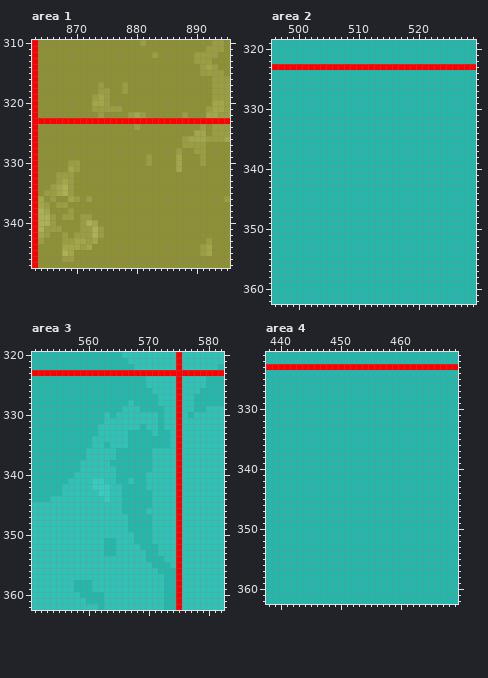
Pixel-art file, stored at assets/scene/world_map/world.aseprite. This is how it looked before the edit.
1248x810 pixels, 1 frame. Colours within 5 levels of each other are drawn and written as one. Shown: area 1: x 863..895, y 310..347; area 2: x 496..529, y 319..362; area 3: x 551..582, y 320..362; area 4: x 438..469, y 321..362. The commit also changed other parts of the picture, which this record leaves out.
Once edited:
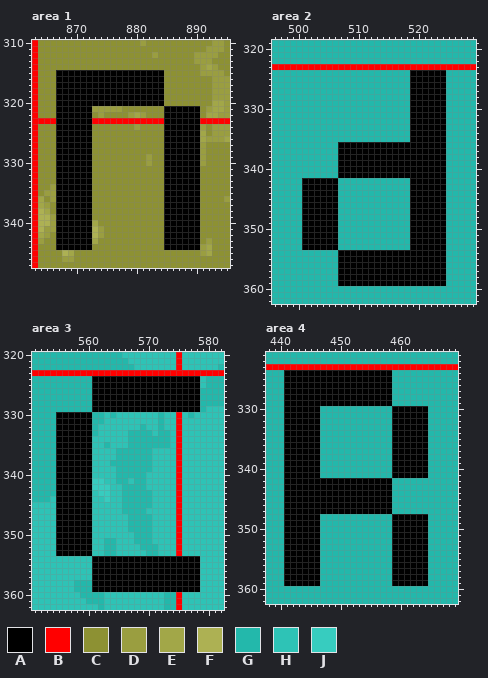
Palette (. is transparent): A #000000  B #ff0000  C #8d9133  D #9a9e40  E #a2a748  F #adb153  G #23b8ab  H #2ec3b6  J #37ccbf
What changed:
layer "labels" added
Area 1, layer "labels":
y 315..316: x 867..884 CCCCCCCCCCCCCCCCCC -> AAAAAAAAAAAAAAAAAA
y 317: x 867..884 CCCCCCCDCCCDCCCCCC -> AAAAAAAAAAAAAAAAAA
y 318: x 867..884 CCCCCCCDDCCDCCCCCC -> AAAAAAAAAAAAAAAAAA
y 319: x 867..884 CCCCCCDEDCCCCCCCCC -> AAAAAAAAAAAAAAAAAA
y 320: x 867..884 CCCCCCEEDCCCCCCCCC -> AAAAAAAAAAAAAAAAAA
y 321: x 867..872 CCCCCC -> AAAAAA; x 885..890 CCCCCC -> AAAAAA
y 322: x 867..872 CCCCCC -> AAAAAA; x 885..890 CCCDCC -> AAAAAA
y 323: x 867..872 BBBBBB -> AAAAAA; x 885..890 BBBBBB -> AAAAAA
y 324: x 867..872 CCCCCC -> AAAAAA; x 885..890 CCCCCC -> AAAAAA
y 325: x 867..872 CCCCCC -> AAAAAA; x 885..890 CCCCCE -> AAAAAA
y 326: x 867..872 CCCCCC -> AAAAAA; x 885..890 CCCDEE -> AAAAAA
y 327: x 867..872 CCCCCC -> AAAAAA; x 885..890 CCCDDD -> AAAAAA
y 328: x 867..872 CCCCCC -> AAAAAA; x 885..890 CCDCCD -> AAAAAA
y 329: x 867..872 CCCCCC -> AAAAAA; x 885..890 CCECCC -> AAAAAA
y 330: x 867..872 CCDDCC -> AAAAAA; x 885..890 CCECCC -> AAAAAA
y 331: x 867..872 CCEDCC -> AAAAAA; x 885..890 CCECCC -> AAAAAA
y 332: x 867..872 DDDCCC -> AAAAAA; x 885..890 CCCCCC -> AAAAAA
y 333: x 867..872 DEDCCC -> AAAAAA; x 885..890 CCCCCC -> AAAAAA
y 334..335: x 867..872 EFDCCC -> AAAAAA; x 885..890 CCCCCC -> AAAAAA
y 336: x 867..872 CCEDCD -> AAAAAA; x 885..890 CCCCCC -> AAAAAA
y 337: x 867..872 DDCCCC -> AAAAAA; x 885..890 CCCCCC -> AAAAAA
y 338: x 867..872 CCDCCC -> AAAAAA; x 885..890 CCCCCC -> AAAAAA
y 339: x 867..872 CDDCDD -> AAAAAA; x 885..890 CCCCCC -> AAAAAA
y 340: x 867..872 CCCCDF -> AAAAAA; x 885..890 CCCCCC -> AAAAAA
y 341: x 867..872 DCCCDD -> AAAAAA; x 885..890 CCCCCC -> AAAAAA
y 342: x 867..872 CDCDDD -> AAAAAA; x 885..890 CCCCCC -> AAAAAA
y 343: x 867..872 CDDEED -> AAAAAA; x 885..890 CCCCCC -> AAAAAA
y 344: x 867..872 CEEEDE -> AAAAAA; x 885..890 CCCCCC -> AAAAAA
Area 2, layer "labels":
y 324..335: x 519..524 GGGGGG -> AAAAAA
y 336..341: x 507..524 GGGGGGGGGGGGGGGGGG -> AAAAAAAAAAAAAAAAAA
y 342..353: x 501..506 GGGGGG -> AAAAAA; x 519..524 GGGGGG -> AAAAAA
y 354..359: x 507..524 GGGGGGGGGGGGGGGGGG -> AAAAAAAAAAAAAAAAAA
Area 3, layer "labels":
y 324..325: x 561..578 GGGGGGGGGHHHHHBHHH -> AAAAAAAAAAAAAAAAAA
y 326: x 561..578 GGGGGGGGGGHHHHBHHH -> AAAAAAAAAAAAAAAAAA
y 327: x 561..578 GGGGGGGGGGGHHHBHHG -> AAAAAAAAAAAAAAAAAA
y 328: x 561..578 GGGGGGHGGGGHHHBHHG -> AAAAAAAAAAAAAAAAAA
y 329: x 561..578 GGGGGHHHGGGGHHBHHG -> AAAAAAAAAAAAAAAAAA
y 330..335: x 555..560 GGGGGG -> AAAAAA
y 336..337: x 555..560 GGGGGH -> AAAAAA
y 338..339: x 555..560 GGGGHH -> AAAAAA
y 340: x 555..560 GGGHHH -> AAAAAA
y 341: x 555..560 GGHHHH -> AAAAAA
y 342..343: x 555..560 GHHHHH -> AAAAAA
y 344..353: x 555..560 HHHHHH -> AAAAAA
y 354: x 561..578 HHHHHHHHHGGGHHBHHH -> AAAAAAAAAAAAAAAAAA
y 355: x 561..578 HHHHHHHHHHGGGHBHHH -> AAAAAAAAAAAAAAAAAA
y 356: x 561..578 HHHHHHHHHHHGGGBHHH -> AAAAAAAAAAAAAAAAAA
y 357..359: x 561..578 HHHHHHHHHHHHGGBHHH -> AAAAAAAAAAAAAAAAAA
Area 4, layer "labels":
y 324..329: x 441..458 GGGGGGGGGGGGGGGGGG -> AAAAAAAAAAAAAAAAAA
y 330..341: x 441..446 GGGGGG -> AAAAAA; x 459..464 GGGGGG -> AAAAAA
y 342..347: x 441..458 GGGGGGGGGGGGGGGGGG -> AAAAAAAAAAAAAAAAAA
y 348..359: x 441..446 GGGGGG -> AAAAAA; x 459..464 GGGGGG -> AAAAAA
Changed places in both pictures, as pixel boxes (x1, y1, x2, y2):
changed: (56, 70, 200, 250)
changed: (302, 70, 446, 286)
changed: (56, 376, 200, 592)
changed: (284, 370, 428, 586)
